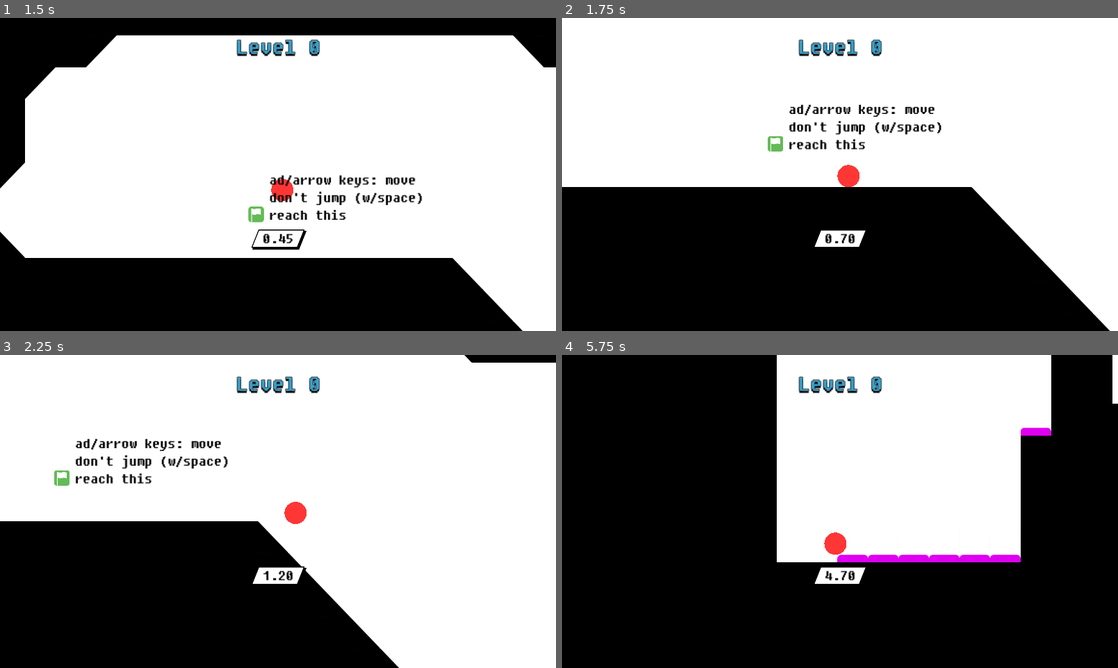
Above: before the commit, frames 1-4 (two rows, left to right).
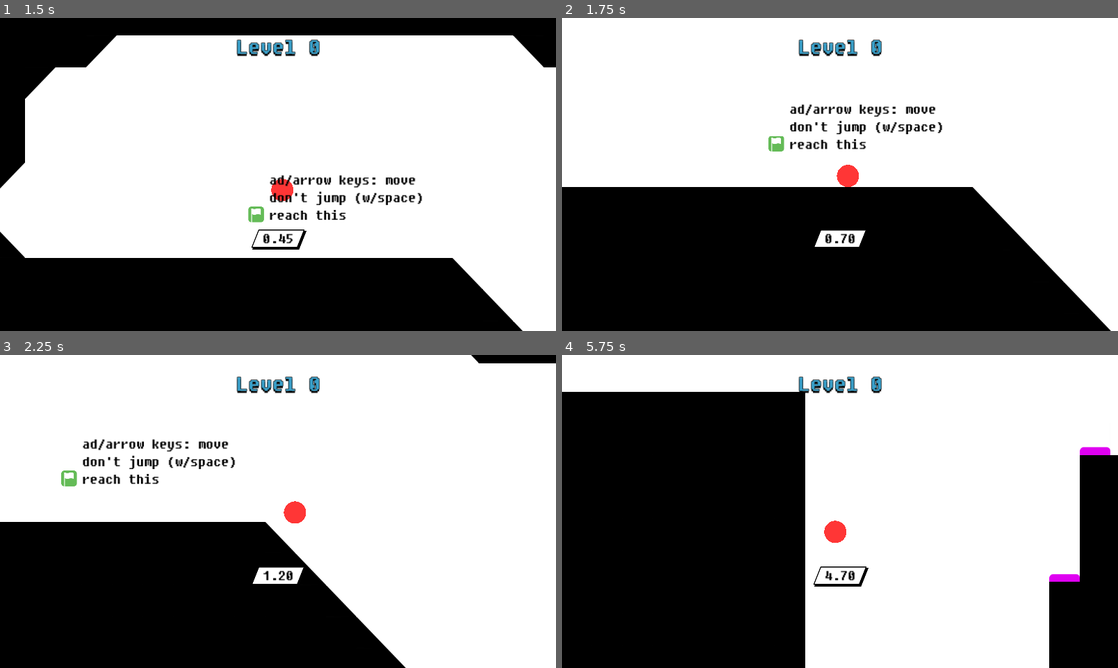
Above: after the commit, the same moments.

Repository: kagamiAL/CALHACKS_2024
Game: Godot game, scene res://scenes/Main/Main.tscn
The game is run twice, just before and just after one commit, with the same random seed, the same clock (stepped at 60 frames per second) and the same inputs.
Inputs:
- Up to frame 1 (1.5 s): click "Play" at 0.5 s; tap Enter (ui_accept) at 1.25 s; hold Right (ui_right) from 1.28 s (still down)
- Up to frame 2 (1.75 s): keep holding Right (ui_right); tap Enter (ui_accept) at 1.52 s
- Up to frame 3 (2.25 s): keep holding Right (ui_right)
- Up to frame 4 (5.75 s): tap Enter (ui_accept) at 2.27, 3.77, 4.52, 5.27 s; release Right (ui_right) at 2.78 s; hold Left (ui_left) 2.78-3.53 s; hold Right (ui_right) 3.53-5.03 s; hold Left (ui_left) from 5.03 s (still down)

Frame 1 is identical in both runs. In frame 2, 1.3% of the frame differs, in the area x 37-99%, y 27-100%; in frame 3, 2.4%; in frame 4, 31%, in the area x 0-100%, y 0-100%.

Commit message:
bounce 0

Diff:
--- a/scenes/Player/Player.tscn
+++ b/scenes/Player/Player.tscn
@@ -11,7 +11,6 @@
 
 [sub_resource type="PhysicsMaterial" id="PhysicsMaterial_pk2sw"]
 friction = 0.6
-bounce = 0.05
 
 [sub_resource type="ShaderMaterial" id="ShaderMaterial_ju427"]
 shader = ExtResource("2_qwpdh")
